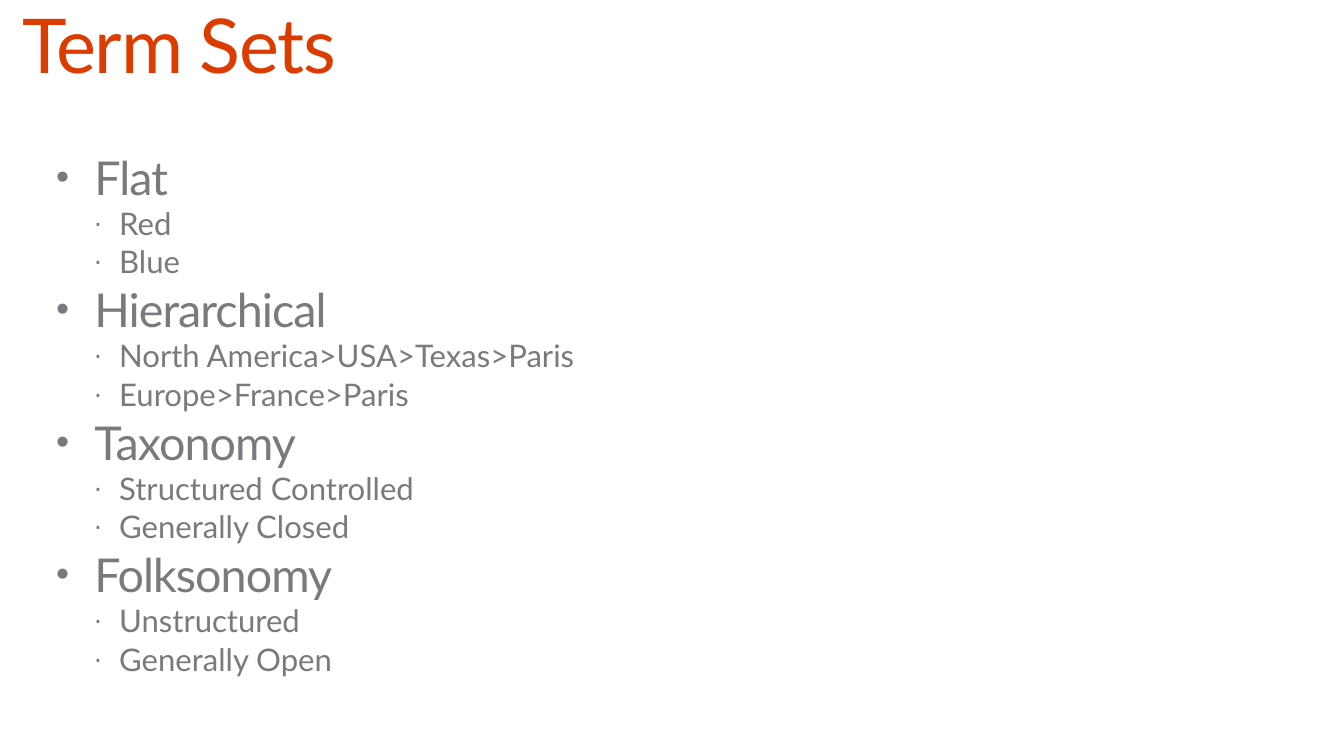
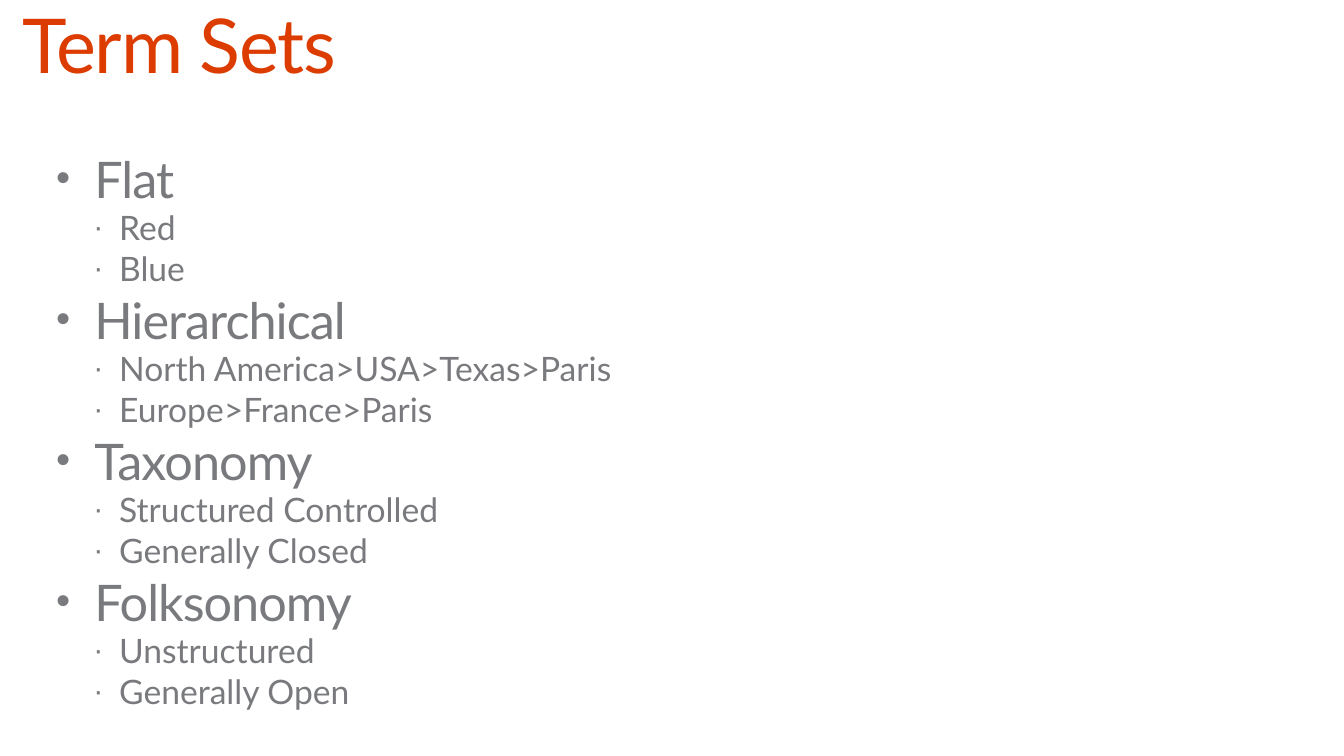
Before and after one commit to OfficeDev/TrainingContent, a slide deck: slide 11 of O3656/O3656-8 Developing advanced Taxonomy Scenarios in Office 365/O3656-8 Developing advanced Taxonomy Scenarios in Office 365.pptx. Drawn at 1344x756 pixels with LibreOffice and Linux fonts; fonts in the diff are those of the drawing. Boxes give left, top, right and bottom in pixels: in the first picture for what was removed or moved away, otherwise in the second. Text is boxed around its words. In the diff, an @@ line names an element or a change of style, - is before the commit and + after.

```diff
--- a/O3656/O3656-8 Developing advanced Taxonomy Scenarios in Office 365/O3656-8 Developing advanced Taxonomy Scenarios in Office 365.pptx
+++ b/O3656/O3656-8 Developing advanced Taxonomy Scenarios in Office 365/O3656-8 Developing advanced Taxonomy Scenarios in Office 365.pptx
@@ text "Flat" at [94,161,611,710]: size 33.3 to 36 pt in "Flat", "Hierarchical", "Taxonomy", "Folksonomy"; size 22.2 to 24 pt in "Red", "Blue", "North America>USA>Texas>Paris", "Europe>France>Paris" and 4 more places @@
```
Also in this commit, not shown: 2 other slides changed, 2 slides added, 2 slides removed, 5 other files.
